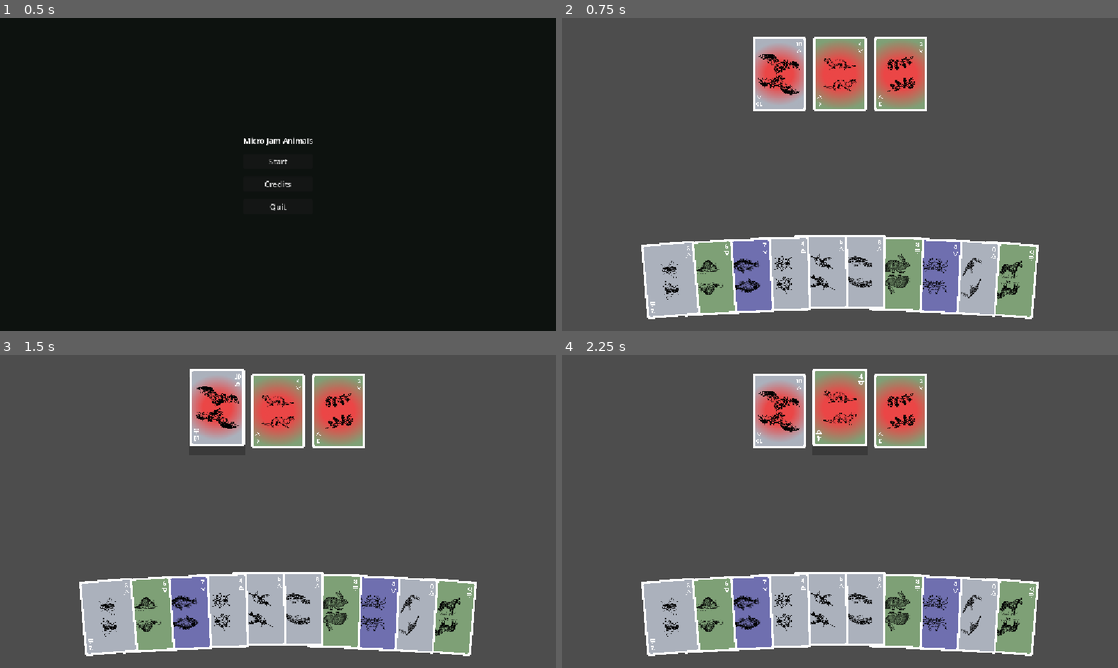
Above: before the commit, frames 1-4 (two rows, left to right).
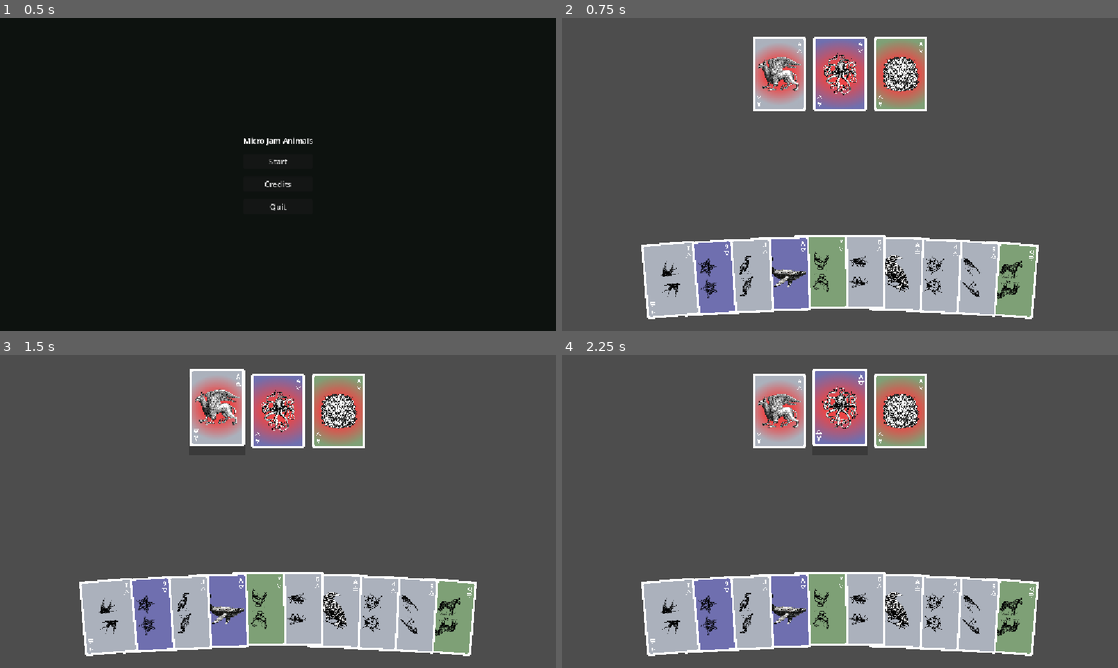
Above: after the commit, the same moments.

Repository: Chipi-Chapa-Corp/micro-jam-animals
Game: Godot game, scene res://scenes/main-menu/scene.tscn
The game is run twice, just before and just after one commit, with the same random seed, the same clock (stepped at 60 frames per second) and the same inputs.
Inputs (mouse positions are in pixels of both pictures, inside the frame that each line leads up to):
- Up to frame 1 (0.5 s): no input
- Up to frame 2 (0.75 s): click "Start" at 0.5 s
- Up to frame 3 (1.5 s): tap Enter at 1.25 s; move the mouse to (216, 411) at 1.27 s; click (216, 411) at 1.42 s
- Up to frame 4 (2.25 s): tap Space at 2 s; move the mouse to (840, 411) at 2.02 s; click (840, 411) at 2.17 s

Frame 1 is identical in both runs. In frame 2, 12% of the frame differs, in the area x 16-78%, y 6-95%; in frame 3, 12%; in frame 4, 12%, in the area x 16-78%, y 5-95%.

Commit message:
feat: predator hands

Diff:
--- a/globals/cards.gd
+++ b/globals/cards.gd
@@ -3,6 +3,32 @@
 const SUIT_WATER: String = "water"
 const SUIT_LAND: String = "land"
 const SUIT_AIR: String = "air"
+const PREDATOR_HAND_HIGH_CARD: String = "high_card"
+const PREDATOR_HAND_PAIR: String = "pair"
+const PREDATOR_HAND_THREE_OF_A_KIND: String = "three_of_a_kind"
+const PREDATOR_HAND_TWO_PAIR: String = "two_pair"
+const PREDATOR_HAND_STRAIGHT: String = "straight"
+const PREDATOR_HAND_FULL_HOUSE: String = "full_house"
+const PREDATOR_HAND_PATTERNS: Array[String] = [
+	PREDATOR_HAND_HIGH_CARD,
+	PREDATOR_HAND_PAIR,
+	PREDATOR_HAND_THREE_OF_A_KIND,
+	PREDATOR_HAND_TWO_PAIR,
+	PREDATOR_HAND_STRAIGHT,
+	PREDATOR_HAND_FULL_HOUSE,
+]
+const PREDATOR_STRAIGHT_VALUES: Array = [
+	[1, 2, 3, 4, 5],
+	[2, 3, 4, 5, 6],
+	[3, 4, 5, 6, 7],
+	[4, 5, 6, 7, 8],
+	[5, 6, 7, 8, 9],
+	[6, 7, 8, 9, 10],
+	[7, 8, 9, 10, 11],
+	[8, 9, 10, 11, 12],
+	[9, 10, 11, 12, 13],
+	[10, 11, 12, 13, 1],
+]
 
 const PREY_IDS: Array[String] = [
 	"prey_water_1",
@@ -187,6 +213,20 @@
 	return _pick_random_cards(PREY_IDS, count, excluded)
 
 
+func pick_random_predator_hand(excluded: Array = []) -> Array:
+	var excluded_ids := _get_excluded_ids(excluded)
+
+	for _attempt in range(30):
+		var pattern := _pick_random_predator_hand_pattern()
+		var values := _get_random_predator_hand_values(pattern)
+		var picked_cards := _pick_random_predators_with_values(values, excluded_ids)
+
+		if not picked_cards.is_empty():
+			return picked_cards
+
+	return pick_random_predators(1, excluded)
+
+
 func pick_random_predators(count: int, excluded: Array = []) -> Array:
 	return _pick_random_cards(PREDATOR_IDS, count, excluded)
 
@@ -210,6 +250,104 @@
 	return picked_cards
 
 
+func _pick_random_predator_hand_pattern() -> String:
+	var random_index := _random.randi_range(0, PREDATOR_HAND_PATTERNS.size() - 1)
+	return PREDATOR_HAND_PATTERNS[random_index]
+
+
+func _get_random_predator_hand_values(pattern: String) -> Array:
+	match pattern:
+		PREDATOR_HAND_PAIR:
+			return _get_repeated_value_hand(2)
+		PREDATOR_HAND_THREE_OF_A_KIND:
+			return _get_repeated_value_hand(3)
+		PREDATOR_HAND_TWO_PAIR:
+			return _get_two_pair_values()
+		PREDATOR_HAND_STRAIGHT:
+			return _get_straight_values()
+		PREDATOR_HAND_FULL_HOUSE:
+			return _get_full_house_values()
+		_:
+			return [_get_random_card_value()]
+
+
+func _get_repeated_value_hand(count: int) -> Array:
+	var value := _get_random_card_value()
+	var values := []
+
+	for _index in range(count):
+		values.append(value)
+
+	return values
+
+
+func _get_two_pair_values() -> Array:
+	var pair_values := _get_random_unique_values(2)
+	return [pair_values[0], pair_values[0], pair_values[1], pair_values[1]]
+
+
+func _get_straight_values() -> Array:
+	var random_index := _random.randi_range(0, PREDATOR_STRAIGHT_VALUES.size() - 1)
+	return PREDATOR_STRAIGHT_VALUES[random_index].duplicate()
+
+
+func _get_full_house_values() -> Array:
+	var values := _get_random_unique_values(2)
+	return [values[0], values[0], values[0], values[1], values[1]]
+
+
+func _get_random_unique_values(count: int) -> Array:
+	var values := []
+
+	while values.size() < count:
+		var value := _get_random_card_value()
+
+		if not values.has(value):
+			values.append(value)
+
+	return values
+
+
+func _get_random_card_value() -> int:
+	return _random.randi_range(1, 13)
+
+
+func _pick_random_predators_with_values(values: Array, excluded_ids: Dictionary) -> Array:
+	var picked_cards := []
+	var picked_ids := {}
+
+	for value in values:
+		var available_ids := _get_predator_ids_for_value(int(value), excluded_ids, picked_ids)
+
+		if available_ids.is_empty():
+			return []
+
+		var random_index := _random.randi_range(0, available_ids.size() - 1)
+		var card_id: String = available_ids[random_index]
+		picked_ids[card_id] = true
+		picked_cards.append(get_by_id(card_id))
+
+	return picked_cards
+
+
+func _get_predator_ids_for_value(
+	value: int, excluded_ids: Dictionary, picked_ids: Dictionary
+) -> Array:
+	var available_ids := []
+
+	for card_id in PREDATOR_IDS:
+		var card := get_by_id(card_id)
+
+		if (
+			int(card.get("value", 0)) == value
+			and not excluded_ids.has(card_id)
+			and not picked_ids.has(card_id)
+		):
+			available_ids.append(card_id)
+
+	return available_ids
+
+
 func _get_excluded_ids(excluded: Array) -> Dictionary:
 	var excluded_ids := {}
 
--- a/globals/game_state.gd
+++ b/globals/game_state.gd
@@ -11,7 +11,7 @@
 const DEFAULT_SCORE: int = 0
 const DEFAULT_HEALTH: int = 100
 const DEFAULT_ROUND: int = 0
-const DEFAULT_PREDATOR_COUNT: int = 3
+const RANDOM_PREDATOR_HAND_COUNT: int = -1
 const DEFAULT_PLAYER_HAND_COUNT: int = 10
 const DEFAULT_PLAYER_DISCARDS_COUNT: int = 3
 const MAX_PLAYER_TABLE_CARDS: int = 5
@@ -89,8 +89,14 @@
 	return _predators.duplicate()
 
 
-func generate_predators(count: int = DEFAULT_PREDATOR_COUNT, excluded: Array = []) -> Array:
-	var next_predators := Cards.pick_random_predators(count, excluded)
+func generate_predators(count: int = RANDOM_PREDATOR_HAND_COUNT, excluded: Array = []) -> Array:
+	var next_predators := []
+
+	if count == RANDOM_PREDATOR_HAND_COUNT:
+		next_predators = Cards.pick_random_predator_hand(excluded)
+	else:
+		next_predators = Cards.pick_random_predators(count, excluded)
+
 	_predators = next_predators
 	return get_predators()
 
